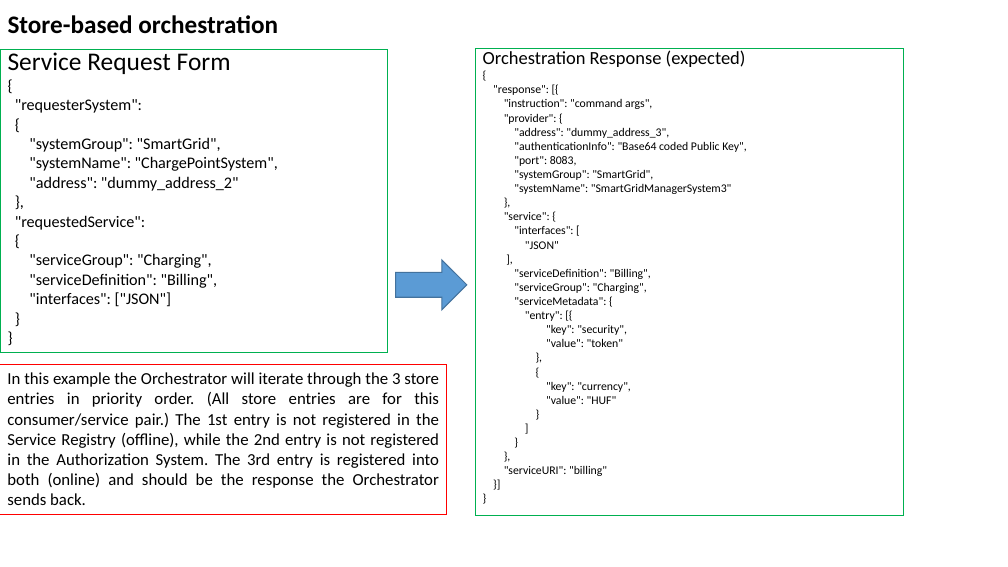
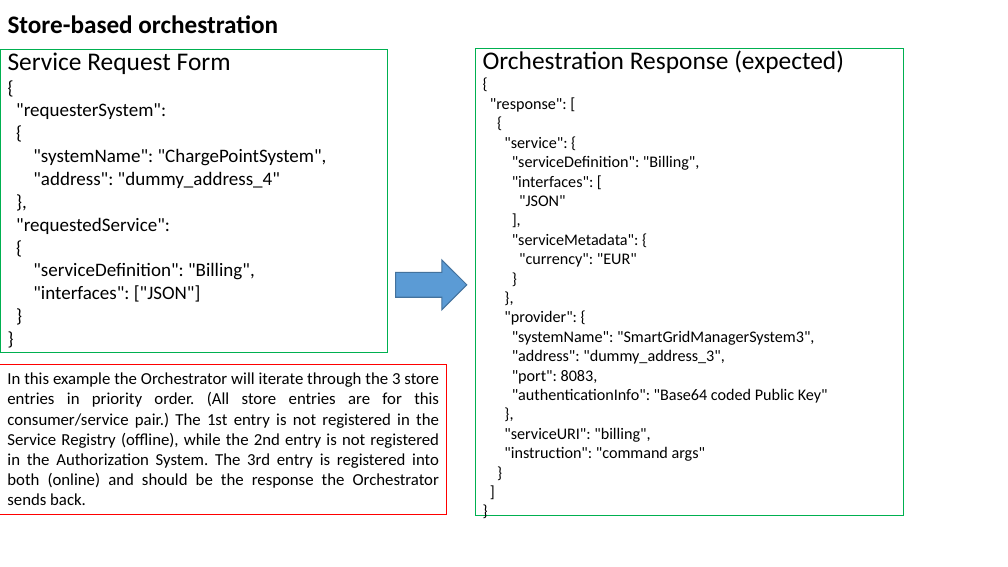
Before and after one commit to hegeduscs/arrowhead, a slide deck: slide 18 of documentation/Quick-Start-Guide-M2.pptx. Drawn at 1008x567 pixels with LibreOffice and Linux fonts; fonts in the diff are those of the drawing. Boxes give left, top, right and bottom in pixels: in the first picture for what was removed or moved away, otherwise in the second. Text is boxed around its words. In the diff, an @@ line names an element or a change of style, - is before the commit and + after.

```diff
--- a/documentation/Quick-Start-Guide-M2.pptx
+++ b/documentation/Quick-Start-Guide-M2.pptx
@@ text at <box>483,48,844,245</box>: size 17.6 to 24.2 pt in "Orchestration Response (expected)"; size 11.2 to 15.4 pt in "{", ""service": {", ""interfaces": [", ""JSON"" and 6 more places @@
@@ text at <box>16,103,327,302</box>: size 15.4 to 18.2 pt in "{", ""requesterSystem":", "{", ""systemName": "ChargePointSystem"," and 7 more places @@
@@ text at <box>490,98,567,112</box>: text changed; size 11.2 to 15.4 pt @@
-"response": [{
-"instruction": "command args",
-"provider": {
-"address": "dummy_address_3",
-"authenticationInfo": "Base64 coded Public Key",
-"port": 8083,
-"systemGroup": "SmartGrid",
-"systemName": "SmartGridManagerSystem3"
-},
+"response": [
+{
@@ text at <box>29,137,221,152</box>: paragraph removed @@
-"systemGroup": "SmartGrid",
@@ text at <box>33,171,280,188</box>: text changed; size 15.4 to 18.2 pt @@
-"address": "dummy_address_2"
+"address": "dummy_address_4"
@@ text at <box>512,155,700,170</box>: paragraph added @@
+"serviceDefinition": "Billing",
@@ text at <box>29,253,211,268</box>: paragraph removed @@
-"serviceGroup": "Charging",
@@ text at <box>514,269,651,293</box>: paragraphs removed @@
-"serviceDefinition": "Billing",
-"serviceGroup": "Charging",
@@ text at <box>519,253,637,267</box>: text changed; size 11.2 to 15.4 pt @@
-"entry": [{
-"key": "security",
-"value": "token"
+"currency": "EUR"
+}
@@ text at <box>504,310,828,461</box>: text changed; size 11.2 to 15.4 pt @@
-{
-"key": "currency",
-"value": "HUF"
+"provider": {
+"systemName": "SmartGridManagerSystem3",
+"address": "dummy_address_3",
+"port": 8083,
+"authenticationInfo": "Base64 coded Public Key"
+},
+"serviceURI": "billing",
+"instruction": "command args"
@@ text at <box>504,466,607,476</box>: paragraphs removed @@
-},
-"serviceURI": "billing"
-}]
-}
```
Also in this commit, not shown: 4 other slides changed.
